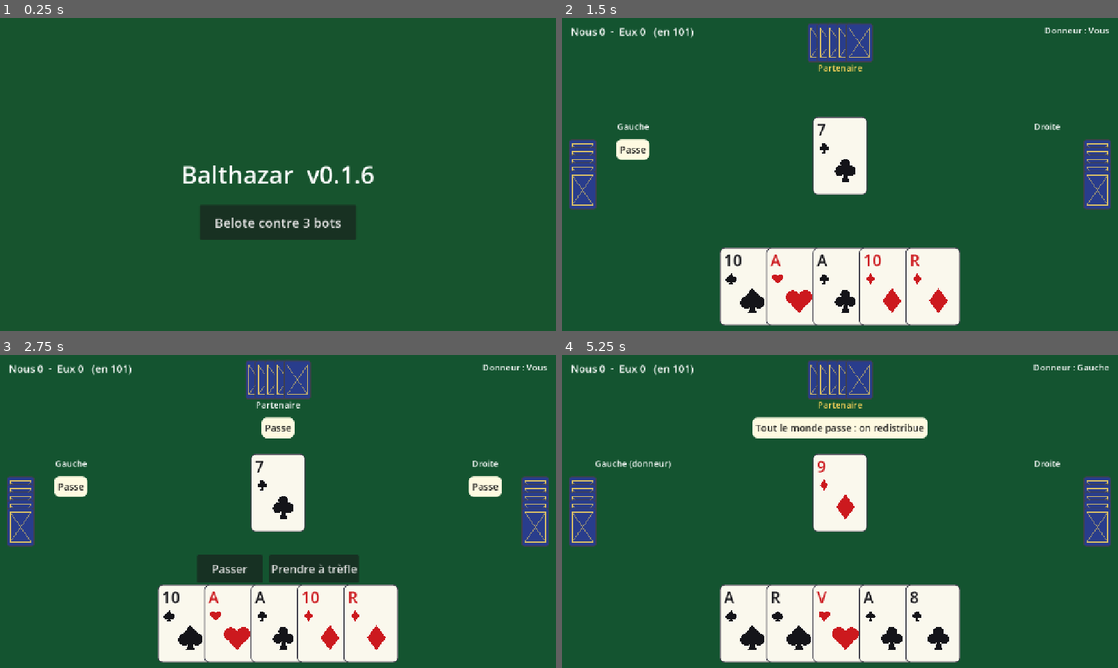
Above: before the commit, frames 1-4 (two rows, left to right).
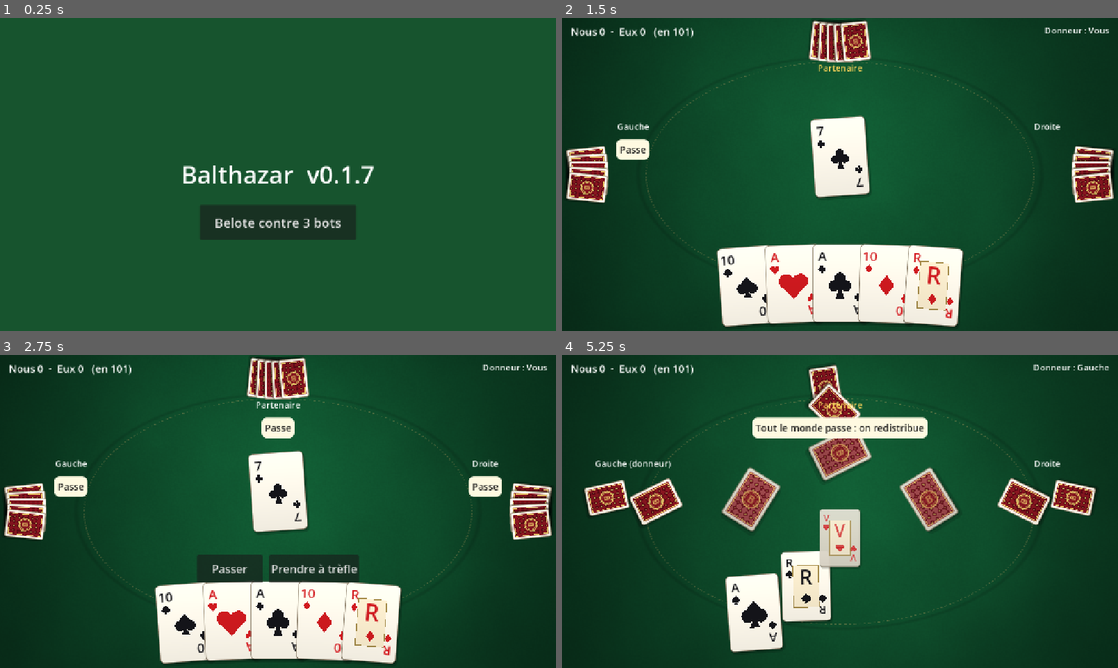
Above: after the commit, the same moments.

Repository: BenjaminAndre/Balthazar
Game: Godot game, scene res://ui/main.tscn
Two runs of this game, one before a commit and one after it. Both use one fixed random seed, a clock stepped at 60 frames per second and the inputs below.
Inputs (mouse positions are in pixels of both pictures, inside the frame that each line leads up to):
- Up to frame 1 (0.25 s): no input
- Up to frame 2 (1.5 s): click "Belote contre 3 bots" at 0.5 s; move the mouse to (745, 287) at 1.27 s; click (745, 287) at 1.42 s
- Up to frame 3 (2.75 s): click (183, 624) at 2.17 s
- Up to frame 4 (5.25 s): click "Passer" at 2.75 s; move the mouse to (745, 624) at 3.52 s; click (745, 624) at 3.67 s; click (745, 624) at 4.42 s; click "Passer" at 5 s

The runs differ from the first frame. In frame 1, 0.1% of the frame differs, in the area x 65-68%, y 47-53%; in frame 2, 39%; in frame 3, 39%; in frame 4, 53%, in the area x 0-100%, y 0-100%.

Commit message:
v0.1.7 : tapis et cartes plus beaux, animations
Procedural felt mat (weave, slow-moving lamp, stitched oval), cards with
soft shadows, top lighting and a sweeping sheen, French-style red backs,
framed court cards and mirrored corners. Fanned hands, dealing, card
play and trick-sweep animations, floating playable cards, turned-card flip.

Co-Authored-By: Claude Opus 5.5 <noreply@anthropic.com>

Diff:
--- a/project.godot
+++ b/project.godot
@@ -11,7 +11,7 @@
 [application]
 
 config/name="Balthazar"
-config/version="0.1.6"
+config/version="0.1.7"
 run/main_scene="res://ui/main.tscn"
 config/features=PackedStringArray("4.7", "GL Compatibility")
 config/quit_on_go_back=false
--- a/tools/screenshot.gd
+++ b/tools/screenshot.gd
@@ -42,7 +42,7 @@
                 _play_until(table, func() -> bool: return table.state.deal_number > 0)
                 table._show_summary()
         table._refresh()
-    await create_timer(0.3).timeout
+    await create_timer(1.2).timeout  # let the deal and play animations land
     viewport.get_texture().get_image().save_png(output)
     quit()
 
--- /dev/null
+++ b/ui/card.gdshader
@@ -0,0 +1,31 @@
+shader_type canvas_item;
+// Shared by every CardView: a light from the top (slightly brighter top edge),
+// and a glossy sheen that sweeps across the screen now and then, in screen
+// space, so all cards catch the same light. The shadow drawn outside the card
+// rectangle is left alone.
+
+uniform vec2 card_size = vec2(126.0, 180.0);
+uniform float sheen_strength = 0.16;
+
+varying vec2 local;
+varying vec2 world;
+
+void vertex() {
+	local = VERTEX;
+	world = (MODEL_MATRIX * vec4(VERTEX, 0.0, 1.0)).xy;
+}
+
+void fragment() {
+	vec4 c = COLOR;
+	bool inside = local.x >= 0.0 && local.y >= 0.0 && local.x <= card_size.x && local.y <= card_size.y;
+	if (inside) {
+		float t = clamp(local.y / card_size.y, 0.0, 1.0);
+		c.rgb *= 1.05 - 0.1 * t;
+		// One sweep every ~7 s, from left to right across the table.
+		float sweep = fract(TIME / 7.0) * 3200.0 - 800.0;
+		float d = world.x + world.y * 0.5 - sweep;
+		float band = 1.0 - smoothstep(0.0, 70.0, abs(d));
+		c.rgb += band * sheen_strength * c.a;
+	}
+	COLOR = c;
+}
--- a/ui/card_view.gd
+++ b/ui/card_view.gd
@@ -1,21 +1,47 @@
 class_name CardView
 extends Control
-## One card, face up or (card = -1) face down, drawn in code.
+## One card, face up or (card = -1) face down, drawn in code: a soft drop shadow,
+## a lit paper face, and a shared shader for light and sheen (card.gdshader).
 
 signal pressed(card: int)
 
 const RANKS := ["7", "8", "9", "10", "V", "D", "R", "A"]
+const PAPER := Color(0.99, 0.97, 0.92)
+const EDGE := Color(0.55, 0.5, 0.42)
+const BACK := Color(0.52, 0.08, 0.12)
+const BACK_DARK := Color(0.36, 0.04, 0.08)
+const GOLD := Color(0.9, 0.76, 0.4)
+
+## One material per card size, so the shader knows the card's rectangle.
+static var _materials: Dictionary = {}
 
 var card := -1
 ## Greyed out: not playable now.
 var dimmed := false
+## Raised off the table (a playable card): a longer shadow.
+var lifted := false:
+    set(value):
+        lifted = value
+        queue_redraw()
 
 
 func _init(card_value := -1, card_size := Vector2(90, 130)) -> void:
     card = card_value
     size = card_size
     custom_minimum_size = card_size
+    pivot_offset = card_size / 2
     mouse_filter = Control.MOUSE_FILTER_IGNORE
+    material = _material_for(card_size)
+
+
+static func _material_for(card_size: Vector2) -> ShaderMaterial:
+    var key := Vector2i(card_size)
+    if not _materials.has(key):
+        var mat := ShaderMaterial.new()
+        mat.shader = preload("res://ui/card.gdshader")
+        mat.set_shader_parameter("card_size", card_size)
+        _materials[key] = mat
+    return _materials[key]
 
 
 func _gui_input(event: InputEvent) -> void:
@@ -25,29 +51,94 @@
 
 
 func _draw() -> void:
+    var radius := int(size.x * 0.08)
+    var rect := Rect2(Vector2.ZERO, size)
+    # Two shadows, a wide faint one and a close darker one: reads as a card above cloth.
+    var far := 10.0 if lifted else 5.0
+    _rounded(rect.grow(2).grow_individual(0, 0, 0, 0), Color(0, 0, 0, 0.18), radius + 3, Vector2(far * 0.6, far))
+    _rounded(rect, Color(0, 0, 0, 0.3), radius, Vector2(far * 0.25, far * 0.45))
+    _rounded(rect, EDGE, radius, Vector2.ZERO)
+    var face := rect.grow(-1.5)
+    _rounded(face, PAPER, radius - 1, Vector2.ZERO)
+    if card < 0:
+        _draw_back(face, radius)
+    else:
+        _draw_face()
+    if dimmed:
+        _rounded(rect, Color(0.05, 0.08, 0.06, 0.45), radius, Vector2.ZERO)
+
+
+func _rounded(rect: Rect2, color: Color, radius: int, offset: Vector2) -> void:
     var box := StyleBoxFlat.new()
-    box.set_corner_radius_all(int(size.x * 0.09))
-    box.set_border_width_all(2)
-    box.border_color = Color(0.25, 0.25, 0.3)
-    box.bg_color = Color(0.98, 0.97, 0.93) if card >= 0 else Color(0.16, 0.24, 0.55)
-    draw_style_box(box, Rect2(Vector2.ZERO, size))
-    if card < 0:
-        var inner := Rect2(size * 0.12, size * 0.76)
-        draw_rect(inner, Color(0.85, 0.75, 0.4), false, 2.0)
-        draw_line(inner.position, inner.end, Color(0.85, 0.75, 0.4, 0.6), 2.0)
-        draw_line(Vector2(inner.end.x, inner.position.y), Vector2(inner.position.x, inner.end.y),
-                Color(0.85, 0.75, 0.4, 0.6), 2.0)
-        return
+    box.bg_color = color
+    box.set_corner_radius_all(maxi(radius, 0))
+    box.anti_aliasing = true
+    draw_style_box(box, Rect2(rect.position + offset, rect.size))
+
+
+## A classic French back: white margin, deep red panel, a gold diamond lattice
+## and a medallion with a B.
+func _draw_back(face: Rect2, radius: int) -> void:
+    var panel := face.grow(-size.x * 0.07)
+    _rounded(panel, BACK, maxi(radius - 3, 2), Vector2.ZERO)
+    var step := panel.size.x / 5.0
+    var half := step * 0.5
+    var rows := int(panel.size.y / step) + 1
+    for j in rows + 1:
+        for i in 6:
+            var c := panel.position + Vector2(i * step, j * step + fmod(panel.size.y, step) * 0.5)
+            _diamond(c, half * 0.92, panel, BACK_DARK)
+            _diamond(c, half * 0.35, panel, GOLD.darkened(0.25))
+    draw_rect(panel.grow(-2), GOLD, false, 1.5)
+    var center := panel.get_center()
+    var r := panel.size.x * 0.27
+    draw_circle(center, r, BACK)
+    draw_arc(center, r, 0, TAU, 40, GOLD, 2.0, true)
+    draw_arc(center, r * 0.8, 0, TAU, 40, GOLD.darkened(0.2), 1.0, true)
+    var font := get_theme_default_font()
+    var font_size := int(r * 1.3)
+    var text_size := font.get_string_size("B", HORIZONTAL_ALIGNMENT_LEFT, -1, font_size)
+    draw_string(font, center + Vector2(-text_size.x / 2, font_size * 0.36), "B",
+            HORIZONTAL_ALIGNMENT_LEFT, -1, font_size, GOLD)
+
+
+## A diamond clipped to `clip` (kept whole only when it fits, so edges stay clean).
+func _diamond(c: Vector2, r: float, clip: Rect2, color: Color) -> void:
+    var points := PackedVector2Array([c + Vector2(0, -r), c + Vector2(r, 0), c + Vector2(0, r), c + Vector2(-r, 0)])
+    for i in points.size():
+        points[i] = points[i].clamp(clip.position + Vector2.ONE * 2, clip.end - Vector2.ONE * 2)
+    draw_colored_polygon(points, color)
+
+
+func _draw_face() -> void:
     var suit := Cards.suit_of(card)
+    var rank := Cards.rank_of(card)
     var color := SuitIcon.color_of(suit)
     var font := get_theme_default_font()
-    var font_size := int(size.y * 0.2)
-    draw_string(font, Vector2(size.x * 0.08, size.y * 0.04 + font_size), RANKS[Cards.rank_of(card)],
-            HORIZONTAL_ALIGNMENT_LEFT, -1, font_size, color)
-    SuitIcon.paint(self, suit, Vector2(size.x * 0.21, size.y * 0.4), size.x * 0.2)
-    SuitIcon.paint(self, suit, Vector2(size.x * 0.6, size.y * 0.68), size.x * 0.46)
-    if dimmed:
-        var shade := StyleBoxFlat.new()
-        shade.set_corner_radius_all(int(size.x * 0.09))
-        shade.bg_color = Color(0, 0, 0, 0.4)
-        draw_style_box(shade, Rect2(Vector2.ZERO, size))
+    var font_size := int(size.y * 0.17)
+    var corner := Vector2(size.x * 0.17, size.y * 0.05 + font_size)
+    _corner(font, font_size, rank, suit, color, corner)
+    # The same corner upside down, bottom right.
+    draw_set_transform(size, PI, Vector2.ONE)
+    _corner(font, font_size, rank, suit, color, corner)
+    draw_set_transform(Vector2.ZERO, 0, Vector2.ONE)
+    var middle := size / 2 + Vector2(0, size.y * 0.02)
+    if rank == Cards.Rank.VALET or rank == Cards.Rank.DAME or rank == Cards.Rank.ROI:
+        var frame := Rect2(size * Vector2(0.24, 0.2), size * Vector2(0.52, 0.6))
+        _rounded(frame, Color(0.97, 0.92, 0.8), 4, Vector2.ZERO)
+        draw_rect(frame, GOLD.darkened(0.3), false, 1.5)
+        var big := int(size.y * 0.3)
+        var letter: String = RANKS[rank]
+        var ls := font.get_string_size(letter, HORIZONTAL_ALIGNMENT_LEFT, -1, big)
+        draw_string(font, frame.get_center() + Vector2(-ls.x / 2, -size.y * 0.02), letter,
+                HORIZONTAL_ALIGNMENT_LEFT, -1, big, color)
+        SuitIcon.paint(self, suit, frame.get_center() + Vector2(0, size.y * 0.17), size.x * 0.2)
+    else:
+        SuitIcon.paint(self, suit, middle, size.x * (0.5 if rank == Cards.Rank.AS else 0.38))
+
+
+func _corner(font: Font, font_size: int, rank: int, suit: int, color: Color, at: Vector2) -> void:
+    var text: String = RANKS[rank]
+    var w := font.get_string_size(text, HORIZONTAL_ALIGNMENT_LEFT, -1, font_size).x
+    draw_string(font, Vector2(at.x - w / 2, at.y), text, HORIZONTAL_ALIGNMENT_LEFT, -1, font_size, color)
+    SuitIcon.paint(self, suit, Vector2(at.x, at.y + size.y * 0.1), size.x * 0.16)
--- /dev/null
+++ b/ui/felt.gdshader
@@ -0,0 +1,56 @@
+shader_type canvas_item;
+// The table mat: woven felt, a soft lamp drifting over it, a darker edge and a
+// stitched oval around the play area. Procedural, so it stays sharp on any screen.
+
+uniform vec4 felt : source_color = vec4(0.06, 0.32, 0.18, 1.0);
+uniform vec4 stitch : source_color = vec4(0.85, 0.75, 0.45, 1.0);
+uniform vec2 size = vec2(1600.0, 720.0);
+
+float hash(vec2 p) {
+	return fract(sin(dot(p, vec2(127.1, 311.7))) * 43758.5453);
+}
+
+float noise(vec2 p) {
+	vec2 i = floor(p);
+	vec2 f = fract(p);
+	vec2 u = f * f * (3.0 - 2.0 * f);
+	return mix(mix(hash(i), hash(i + vec2(1.0, 0.0)), u.x),
+			mix(hash(i + vec2(0.0, 1.0)), hash(i + vec2(1.0, 1.0)), u.x), u.y);
+}
+
+float fbm(vec2 p) {
+	float v = 0.0;
+	float a = 0.5;
+	for (int i = 0; i < 4; i++) {
+		v += a * noise(p);
+		p *= 2.03;
+		a *= 0.5;
+	}
+	return v;
+}
+
+void fragment() {
+	vec2 px = UV * size;
+	// Large soft blotches plus a fine cross weave.
+	float blotch = fbm(px * 0.006);
+	float weave = noise(px * vec2(0.9, 0.25)) * 0.5 + noise(px * vec2(0.25, 0.9)) * 0.5;
+	vec3 c = felt.rgb * (0.86 + 0.18 * blotch + 0.08 * weave);
+
+	// A lamp above the table, swaying very slowly.
+	vec2 q = (UV - 0.5) * vec2(size.x / size.y, 1.0);
+	vec2 lamp = vec2(0.06 * sin(TIME * 0.15), -0.08 + 0.03 * cos(TIME * 0.11));
+	float light = 1.0 - smoothstep(0.0, 1.1, length(q - lamp));
+	c *= 0.55 + 0.6 * light;
+
+	// Stitched oval around the play area.
+	vec2 e = q / vec2(0.62, 0.36);
+	float ring = abs(length(e) - 1.0);
+	float angle = atan(e.y, e.x);
+	float dash = step(0.5, fract(angle * 40.0));
+	float line = (1.0 - smoothstep(0.0, 0.006, ring)) * dash;
+	c = mix(c, stitch.rgb * (0.5 + 0.5 * light), line * 0.35);
+	// A faint pressed groove next to the stitches.
+	c *= 1.0 - 0.12 * (1.0 - smoothstep(0.0, 0.02, abs(length(e) - 1.04)));
+
+	COLOR = vec4(c, 1.0);
+}
--- a/ui/table.gd
+++ b/ui/table.gd
@@ -26,11 +26,28 @@
 var _busy := false
 var _overlay: Control
 var _layer: Control
+var _felt: ShaderMaterial
+
+# Animation bookkeeping: what the last refresh showed, so only new things move.
+var _seen_deal := -1
+var _seen_hand: Dictionary = {}
+var _seen_backs: Array[int] = [0, 0, 0, 0]
+var _seen_turned := -1
+var _center_count := 0
+var _center_leader := -1
+## The trick's card views, to sweep them to the winner.
+var _trick_views: Array[CardView] = []
+## Playable cards gently floating: [view, base_y, phase].
+var _floating: Array = []
+var _time := 0.0
 
 
 func _ready() -> void:
     var felt := ColorRect.new()
     felt.color = FELT
+    _felt = ShaderMaterial.new()
+    _felt.shader = preload("res://ui/felt.gdshader")
+    felt.material = _felt
     felt.mouse_filter = Control.MOUSE_FILTER_IGNORE
     felt.set_anchors_preset(Control.PRESET_FULL_RECT)
     add_child(felt)
@@ -40,6 +57,14 @@
     add_child(_layer)
     resized.connect(_refresh)
     new_game()
+
+
+func _process(delta: float) -> void:
+    _time += delta
+    for entry in _floating:
+        var view: CardView = entry[0]
+        if is_instance_valid(view) and not view.has_meta("moving"):
+            view.position.y = entry[1] + sin(_time * 2.4 + entry[2]) * 3.0
 
 
 func new_game(seed_value := -1) -> void:
@@ -85,6 +110,8 @@
         _busy = true
         _refresh()
         await get_tree().create_timer(TRICK_DELAY).timeout
+        var winner := (leader + BeloteCards.winning_index(trick, _scored.trump)) % 4
+        await _sweep_trick(winner)
         _busy = false
         _shown_trick = {}
         _after_trick()
@@ -96,6 +123,47 @@
             _bubbles[state.to_act] = "Tout le monde passe : on redistribue"
     _refresh()
     _advance()
+
+
+## The finished trick slides to its winner, shrinking and fading.
+func _sweep_trick(winner: int) -> void:
+    if _trick_views.is_empty():
+        return
+    var target := _seat_origin(winner)
+    var tween := create_tween().set_parallel().set_trans(Tween.TRANS_CUBIC).set_ease(Tween.EASE_IN)
+    for view in _trick_views:
+        if is_instance_valid(view):
+            tween.tween_property(view, "position", target - view.size / 2, 0.35)
+            tween.tween_property(view, "scale", Vector2.ONE * 0.45, 0.35)
+            tween.tween_property(view, "modulate:a", 0.0, 0.35)
+    await tween.finished
+
+
+## Where a seat's cards come from and go to, on screen.
+func _seat_origin(seat: int) -> Vector2:
+    var card_h := size.y * 0.25
+    match seat:
+        0: return Vector2(size.x / 2, size.y - card_h / 2)
+        1: return Vector2(16 + card_h * 0.25, size.y / 2)
+        2: return Vector2(size.x / 2, 12 + card_h * 0.25)
+        _: return Vector2(size.x - 16 - card_h * 0.25, size.y / 2)
+
+
+## Moves a freshly placed view in from `from` (centre point), with a delay.
+func _fly_in(view: CardView, from: Vector2, delay: float, from_scale := 0.6) -> void:
+    var target := view.position
+    var target_rotation := view.rotation
+    view.position = from - view.size / 2
+    view.scale = Vector2.ONE * from_scale
+    view.rotation = 0
+    view.modulate.a = 0.0
+    view.set_meta("moving", true)
+    var tween := view.create_tween().set_parallel().set_trans(Tween.TRANS_CUBIC).set_ease(Tween.EASE_OUT)
+    tween.tween_property(view, "position", target, 0.32).set_delay(delay)
+    tween.tween_property(view, "scale", Vector2.ONE, 0.32).set_delay(delay)
+    tween.tween_property(view, "rotation", target_rotation, 0.32).set_delay(delay)
+    tween.tween_property(view, "modulate:a", 1.0, 0.12).set_delay(delay)
+    tween.chain().tween_callback(view.remove_meta.bind("moving"))
 
 
 ## What a seat says as it moves: its bid, then its announces and belote as it plays.
@@ -152,11 +220,23 @@
         child.queue_free()
     var w := size.x
     var h := size.y
+    if _felt:
+        _felt.set_shader_parameter("size", size)
     var card_size := Vector2(h * 0.175, h * 0.25)
     var small := card_size * 0.5
-    _draw_hand(card_size)
-    _draw_opponents(small)
-    _draw_center(card_size)
+    _floating.clear()
+    _trick_views.clear()
+    # The next hand is already dealt under the summary: deal it once the summary closes.
+    if _overlay == null:
+        if state.deal_number != _seen_deal:
+            _seen_deal = state.deal_number
+            _seen_hand.clear()
+            _seen_backs = [0, 0, 0, 0]
+            _seen_turned = -1
+            _center_count = 0
+        _draw_hand(card_size)
+        _draw_opponents(small)
+        _draw_center(card_size)
     _draw_bubbles(card_size, small)
     _draw_info()
     if state.to_act == HUMAN and _shown_trick.is_empty() and _overlay == null \
@@ -174,17 +254,31 @@
         legal = game.legal_cards(state)
     var n := hand.size()
     var step := minf(card_size.x * 0.85, (size.x * 0.7 - card_size.x) / maxf(n - 1, 1))
-    var x := size.x / 2 - (step * (n - 1) + card_size.x) / 2
-    for card in hand:
+    var mid := (n - 1) / 2.0
+    var deck := Vector2(size.x / 2, size.y * 0.44)
+    var arriving := 0
+    for i in n:
+        var card := hand[i]
         var view := CardView.new(card, card_size)
         var playable := legal.has(card)
-        view.position = Vector2(x, size.y - card_size.y - 12 - (18 if playable else 0))
+        var k := i - mid
+        # A gentle fan: cards tilt outwards and drop a little towards the ends.
+        view.rotation_degrees = k * 2.2
+        view.position = Vector2(size.x / 2 + k * step - card_size.x / 2,
+                size.y - card_size.y - 20 + k * k * 1.5 - (18 if playable else 0))
         view.dimmed = my_turn and not playable
+        view.lifted = playable
         if playable:
             view.mouse_filter = Control.MOUSE_FILTER_STOP
             view.pressed.connect(_on_card_pressed)
+            _floating.append([view, view.position.y, i * 0.7])
         _layer.add_child(view)
-        x += step
+        if not _seen_hand.has(card):
+            _fly_in(view, deck, arriving * 0.07)
+            arriving += 1
+    _seen_hand.clear()
+    for card in hand:
+        _seen_hand[card] = true
 
 
 ## Suits side by side, alternating colours, strongest first; trumps on the left.
@@ -202,15 +296,30 @@
 
 
 func _draw_opponents(small: Vector2) -> void:
+    var deck := Vector2(size.x / 2, size.y * 0.44)
     for seat in [1, 2, 3]:
         var n: int = state.hands[seat].size()
+        var mid := (n - 1) / 2.0
         for i in n:
             var back := CardView.new(-1, small)
+            var k := i - mid
+            # Held cards fan towards the centre of the table.
+            var c: Vector2
             match seat:
-                1: back.position = Vector2(16, size.y / 2 - small.y / 2 - (n - 1) * 9 + i * 18)
-                2: back.position = Vector2(size.x / 2 - small.x / 2 - (n - 1) * 11 + i * 22, 12)
-                3: back.position = Vector2(size.x - 16 - small.x, size.y / 2 - small.y / 2 - (n - 1) * 9 + i * 18)
+                1:
+                    c = Vector2(16 + small.y / 2 - k * k * 0.8, size.y / 2 + k * 15)
+                    back.rotation_degrees = 90 + k * 3
+                2:
+                    c = Vector2(size.x / 2 + k * 18, 12 + small.y / 2 - k * k * 0.8)
+                    back.rotation_degrees = 180 - k * 3
+                _:
+                    c = Vector2(size.x - 16 - small.y / 2 + k * k * 0.8, size.y / 2 + k * 15)
+                    back.rotation_degrees = -90 - k * 3
+            back.position = c - small / 2
             _layer.add_child(back)
+            if i >= _seen_backs[seat]:
+                _fly_in(back, deck, (i - _seen_backs[seat]) * 0.07, 1.6)
+        _seen_backs[seat] = n
 
 
 func _seat_anchor(seat: int, card_size: Vector2, small: Vector2) -> Vector2:
@@ -224,10 +333,17 @@
 func _draw_center(card_size: Vector2) -> void:
     var center := Vector2(size.x / 2, size.y * 0.44)
     if state.phase == BeloteState.Phase.BID_ROUND_1 or state.phase == BeloteState.Phase.BID_ROUND_2:
-        if _overlay == null:
-            var turned := CardView.new(state.turned, card_size)
-            turned.position = center - card_size / 2
-            _layer.add_child(turned)
+        var turned := CardView.new(state.turned, card_size)
+        turned.position = center - card_size / 2
+        turned.rotation_degrees = -4
+        _layer.add_child(turned)
+        if _seen_turned != state.turned:
+            # Turned over once the hands are dealt: a flip on the horizontal axis.
+            _seen_turned = state.turned
+            turned.scale = Vector2(0, 1)
+            turned.create_tween().tween_property(turned, "scale", Vector2.ONE, 0.25) \
+                    .set_delay(0.55).set_trans(Tween.TRANS_BACK).set_ease(Tween.EASE_OUT)
+        _floating.append([turned, turned.position.y, 0.0])
         return
     var cards: Array = state.trick
     var leader := state.trick_leader
@@ -236,10 +352,20 @@
         leader = _shown_trick.leader
     var offsets := [Vector2(0, card_size.y * 0.33), Vector2(-card_size.x * 0.9, 0),
             Vector2(0, -card_size.y * 0.33), Vector2(card_size.x * 0.9, 0)]
+    var fresh := cards.size() > _center_count and (leader == _center_leader or _center_count == 0)
     for i in cards.size():
-        var view := CardView.new(cards[i], card_size)
-        view.position = center + offsets[(leader + i) % 4] - card_size / 2
+        var card: int = cards[i]
+        var seat := (leader + i) % 4
+        var view := CardView.new(card, card_size)
+        view.position = center + offsets[seat] - card_size / 2
+        # Each card lands slightly askew, always the same way for the same card.
+        view.rotation_degrees = ((card * 37) % 11 - 5) * 1.1
         _layer.add_child(view)
+        _trick_views.append(view)
+        if fresh and i == cards.size() - 1:
+            _fly_in(view, _seat_origin(seat), 0.0, 0.8 if seat == HUMAN else 0.5)
+    _center_count = cards.size()
+    _center_leader = leader
 
 
 func _draw_bubbles(card_size: Vector2, small: Vector2) -> void:
@@ -277,22 +403,23 @@
         _layer.add_child(dealer)
         dealer.position = Vector2(size.x - 20 - dealer.get_minimum_size().x, 14)
         return
-    var info := _label("Atout       pris par %s" % NAMES[state.taker], 22, Color.WHITE)
-    _layer.add_child(info)
-    info.position = Vector2(size.x - 20 - info.get_minimum_size().x, 14)
-    var badge := Panel.new()
+    var row := HBoxContainer.new()
+    row.add_theme_constant_override("separation", 10)
+    row.add_child(_label("Atout", 22, Color.WHITE))
+    var badge := PanelContainer.new()
     var style := StyleBoxFlat.new()
     style.bg_color = Color(0.98, 0.97, 0.93)
     style.set_corner_radius_all(8)
+    style.set_content_margin_all(4)
     badge.add_theme_stylebox_override("panel", style)
-    badge.size = Vector2(40, 40)
-    badge.position = info.position + Vector2(70, -4)
     var icon := SuitIcon.new()
     icon.suit = state.trump
-    icon.size = Vector2(32, 32)
-    icon.position = Vector2(4, 4)
+    icon.custom_minimum_size = Vector2(30, 30)
     badge.add_child(icon)
-    _layer.add_child(badge)
+    row.add_child(badge)
+    row.add_child(_label("pris par %s" % NAMES[state.taker], 22, Color.WHITE))
+    _layer.add_child(row)
+    row.position = Vector2(size.x - 20 - row.get_combined_minimum_size().x, 10)
 
 
 func _draw_bid_buttons(center: Vector2) -> void:
Not shown, added: ui/card.gdshader.uid
Not shown, added: ui/felt.gdshader.uid
Not shown, changed: CLAUDE.md
